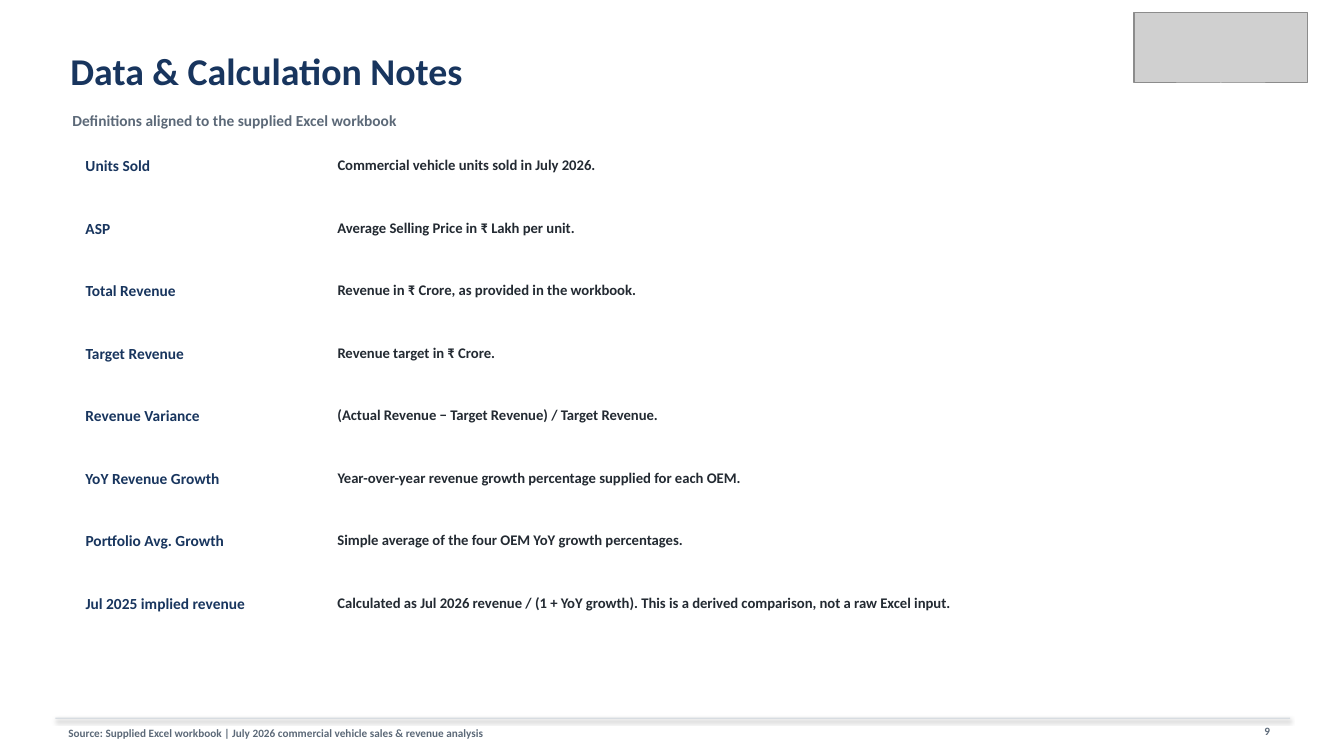
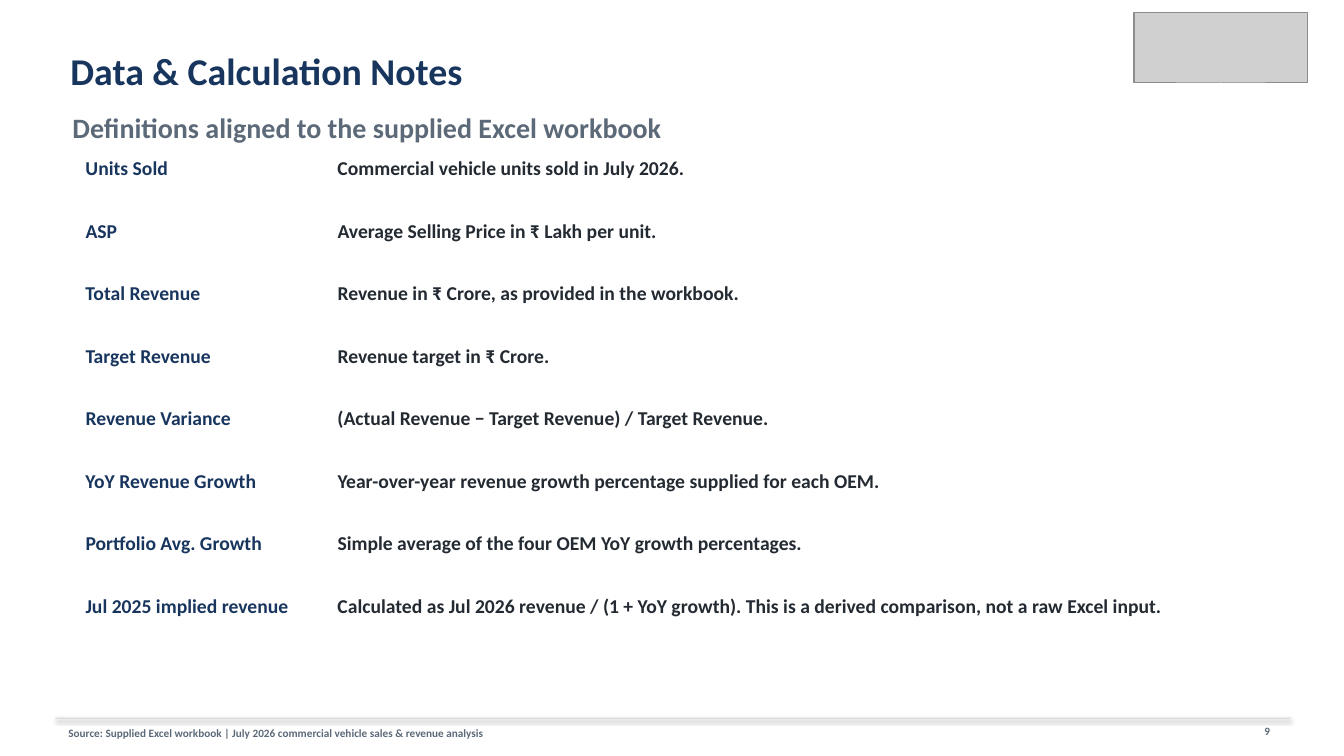
Before and after one commit to siddharthburman3-cmd/Sales-Revenue-Dashboard-with-KPI-Tracker, a slide deck: slide 9 of Commercial_Vehicles_July_2026_Sales_Revenue_Presentation.pptx. Drawn at 1344x756 pixels with LibreOffice and Linux fonts; fonts in the diff are those of the drawing; grey boxes stand for pictures. Boxes give left, top, right and bottom in pixels: in the first picture for what was removed or moved away, otherwise in the second. Text is boxed around its words. In the diff, an @@ line names an element or a change of style, - is before the commit and + after.

```diff
--- a/Commercial_Vehicles_July_2026_Sales_Revenue_Presentation.pptx
+++ b/Commercial_Vehicles_July_2026_Sales_Revenue_Presentation.pptx
@@ text "Definitions aligned to the supplied ..." at (72, 118, 661, 143): size 11 to 20 pt @@
@@ size 11 to 14 pt in 8 elements at (86, 225, 118, 238), (85, 161, 168, 175), (85, 286, 201, 300), (86, 350, 211, 367), (86, 411, 230, 425), (85, 474, 256, 488), (86, 536, 262, 554), (86, 599, 288, 616) @@
@@ size 10.5 to 14 pt in 8 elements at (338, 349, 550, 367), (338, 224, 657, 242), (337, 161, 684, 178), (337, 410, 769, 429), (338, 536, 802, 554), (338, 474, 879, 492), (338, 286, 739, 303), (337, 598, 1161, 617) @@
```
Also in this commit, not shown: 7 other slides changed, 1 slide added.
